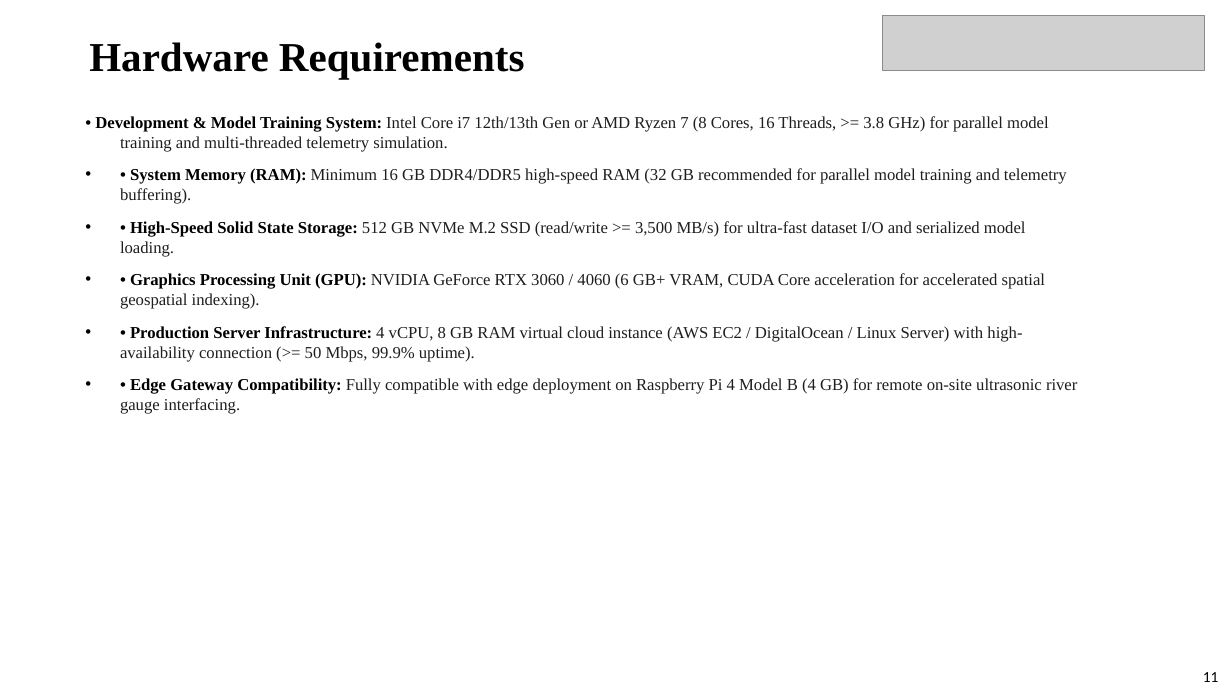
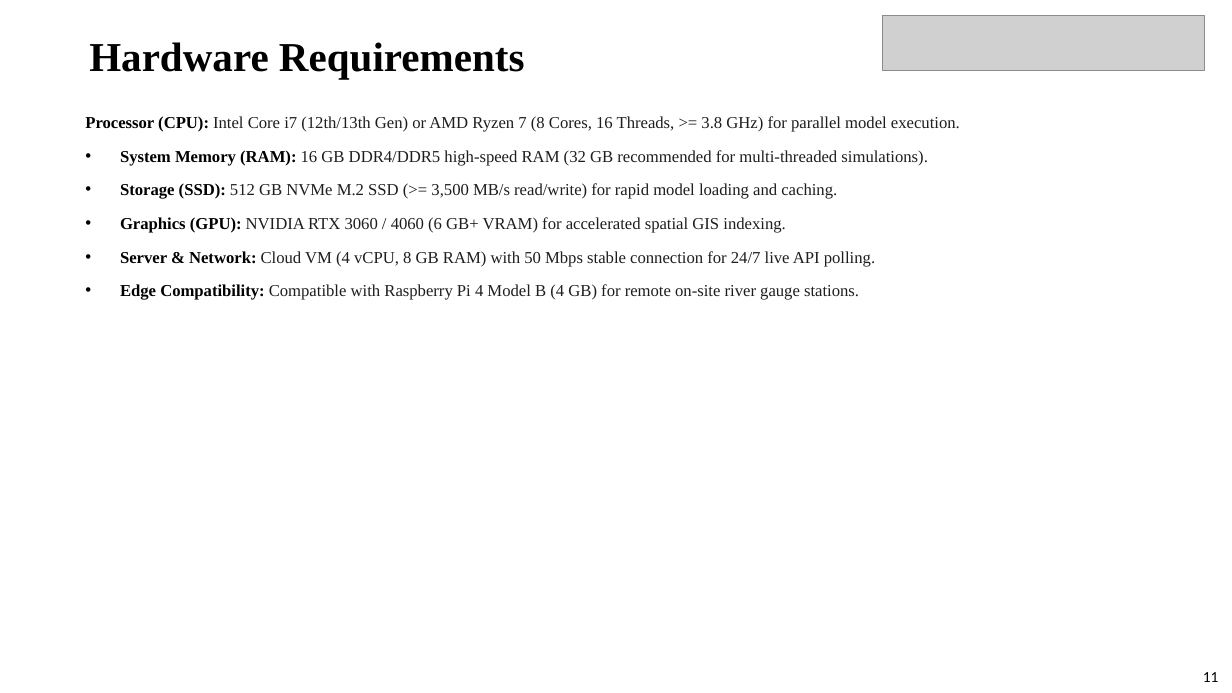
Before and after one commit to Prajwalbaligidad/floodGuard, a slide deck: slide 11 of Design_Project_Presentation_MultiAgent_AI.pptx. Drawn at 1232x693 pixels with LibreOffice and Linux fonts; fonts in the diff are those of the drawing; grey boxes stand for pictures. Boxes give left, top, right and bottom in pixels: in the first picture for what was removed or moved away, otherwise in the second. Text is boxed around its words. In the diff, an @@ line names an element or a change of style, - is before the commit and + after.

```diff
--- a/Design_Project_Presentation_MultiAgent_AI.pptx
+++ b/Design_Project_Presentation_MultiAgent_AI.pptx
@@ text at bbox=[85, 116, 960, 300]: text changed @@
-• Development & Model Training System: Intel Core i7 12th/13th Gen or AMD Ryzen 7 (8 Cores, 16 Threads, >= 3.8 GHz) for parallel model training and multi-threaded telemetry simulation.
-• • System Memory (RAM): Minimum 16 GB DDR4/DDR5 high-speed RAM (32 GB recommended for parallel model training and telemetry buffering).
-• • High-Speed Solid State Storage: 512 GB NVMe M.2 SSD (read/write >= 3,500 MB/s) for ultra-fast dataset I/O and serialized model loading.
-• • Graphics Processing Unit (GPU): NVIDIA GeForce RTX 3060 / 4060 (6 GB+ VRAM, CUDA Core acceleration for accelerated spatial geospatial indexing).
-• • Production Server Infrastructure: 4 vCPU, 8 GB RAM virtual cloud instance (AWS EC2 / DigitalOcean / Linux Server) with high-availability connection (>= 50 Mbps, 99.9% uptime).
-• • Edge Gateway Compatibility: Fully compatible with edge deployment on Raspberry Pi 4 Model B (4 GB) for remote on-site ultrasonic river gauge interfacing.
+Processor (CPU): Intel Core i7 (12th/13th Gen) or AMD Ryzen 7 (8 Cores, 16 Threads, >= 3.8 GHz) for parallel model execution.
+• System Memory (RAM): 16 GB DDR4/DDR5 high-speed RAM (32 GB recommended for multi-threaded simulations).
+• Storage (SSD): 512 GB NVMe M.2 SSD (>= 3,500 MB/s read/write) for rapid model loading and caching.
+• Graphics (GPU): NVIDIA RTX 3060 / 4060 (6 GB+ VRAM) for accelerated spatial GIS indexing.
+• Server & Network: Cloud VM (4 vCPU, 8 GB RAM) with 50 Mbps stable connection for 24/7 live API polling.
+• Edge Compatibility: Compatible with Raspberry Pi 4 Model B (4 GB) for remote on-site river gauge stations.
```
Also in this commit, not shown: 19 other slides changed, 5 other files.
